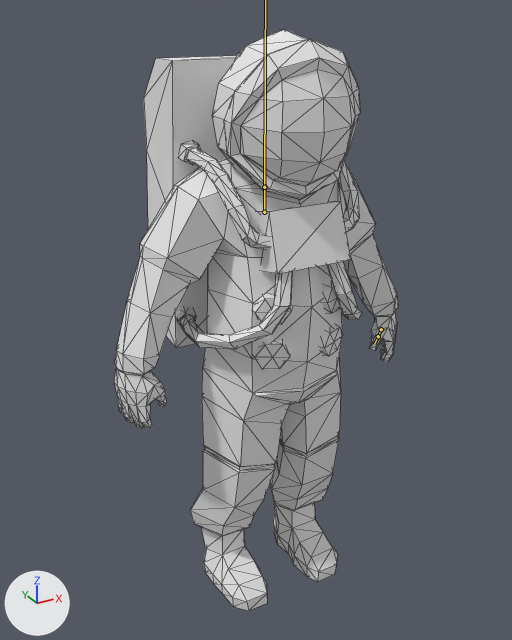
Two versions of the glTF model docs/prj/3d_gltf/mat/Spacesuit.gltf, one commit apart.
Camera for both pictures: a camera (50 mm lens) standing at (-2.27, -4.04, 4.13) and looking at (0.02, 0.13, 2.05). The axes (+X, +Y, +Z) are drawn at lower left. The lights are the same throughout. The bones that change are drawn over the model as lines. Mesh edges are drawn as thin lines.

Names of what the first picture shows: 'Astronaut_mesh_Astronaut_matmat_0'.
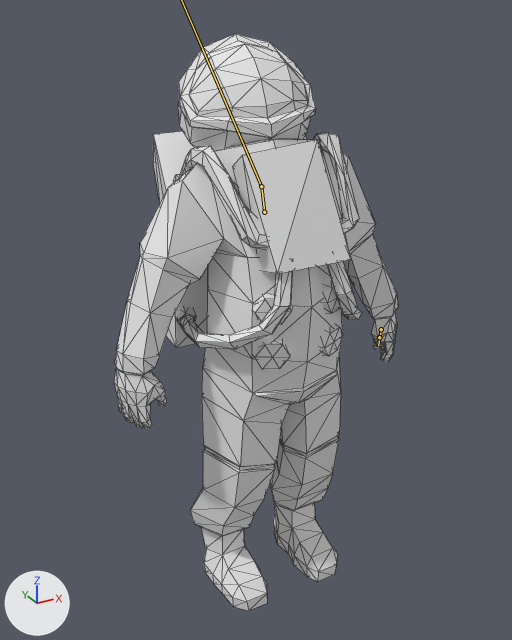
The newer file adds an action. The first version stands in its rest pose; the second is drawn at frame 113 of the action 'mixamo.com2'.

Where the change shows, as pixel boxes [x1, y1, x2, y2] in the pictures (512 x 640 px):
'Astronaut_mesh_Astronaut_matmat_0', posed
    before: [114, 29, 398, 611]
    after: [114, 34, 398, 611]
bone 'mixamorig:Neck_05', root to tip
    before: (264, 212) to (264, 187)
    after: (264, 212) to (261, 186)
bone 'mixamorig:LeftHandThumb1_012', root to tip
    before: (381, 329) to (378, 337)
    after: (381, 329) to (380, 336)
bone 'mixamorig:LeftHandThumb2_013', root to tip
    before: (378, 336) to (374, 344)
    after: (379, 337) to (378, 345)

The change, as a list of edits to the scene's bpy script:
```text
Change bone_mixamorig_neck_05:
    where bone_mixamorig_neck_05 = bpy.data.objects['Armature'].pose.bones['mixamorig:Neck_05']  # child of 'mixamorig:Spine2_04'
    bone_mixamorig_neck_05.rotation_quaternion: (1.0, 0.0, 0.0, 0.0) -> (0.997, -0.069, -0.017, 0.028)  # degrees (0, 0, 0) -> degrees (-8, -2, 3)
Change bone_mixamorig_head_06:
    where bone_mixamorig_head_06 = bpy.data.objects['Armature'].pose.bones['mixamorig:Head_06']  # child of 'mixamorig:Neck_05'
    bone_mixamorig_head_06.rotation_quaternion: (1.0, 0.0, 0.0, 0.0) -> (0.892, -0.444, -0.067, -0.048)  # degrees (0, 0, 0) -> degrees (-53, -9, -2)
Change bone_mixamorig_lefthandthumb1_012:
    where bone_mixamorig_lefthandthumb1_012 = bpy.data.objects['Armature'].pose.bones['mixamorig:LeftHandThumb1_012']  # child of 'mixamorig:LeftHand_011'
    bone_mixamorig_lefthandthumb1_012.rotation_quaternion: (1.0, 0.0, 0.0, 0.0) -> (0.927, -0.081, -0.07, -0.361)  # degrees (0, 0, 0) -> degrees (-6, -11, -42)
Change bone_mixamorig_lefthandthumb2_013:
    where bone_mixamorig_lefthandthumb2_013 = bpy.data.objects['Armature'].pose.bones['mixamorig:LeftHandThumb2_013']  # child of 'mixamorig:LeftHandThumb1_012'
    bone_mixamorig_lefthandthumb2_013.rotation_quaternion: (1.0, 0.0, 0.0, 0.0) -> (0.991, -0.041, -0.01, 0.129)  # degrees (0, 0, 0) -> degrees (-5, -1, 15)
```
